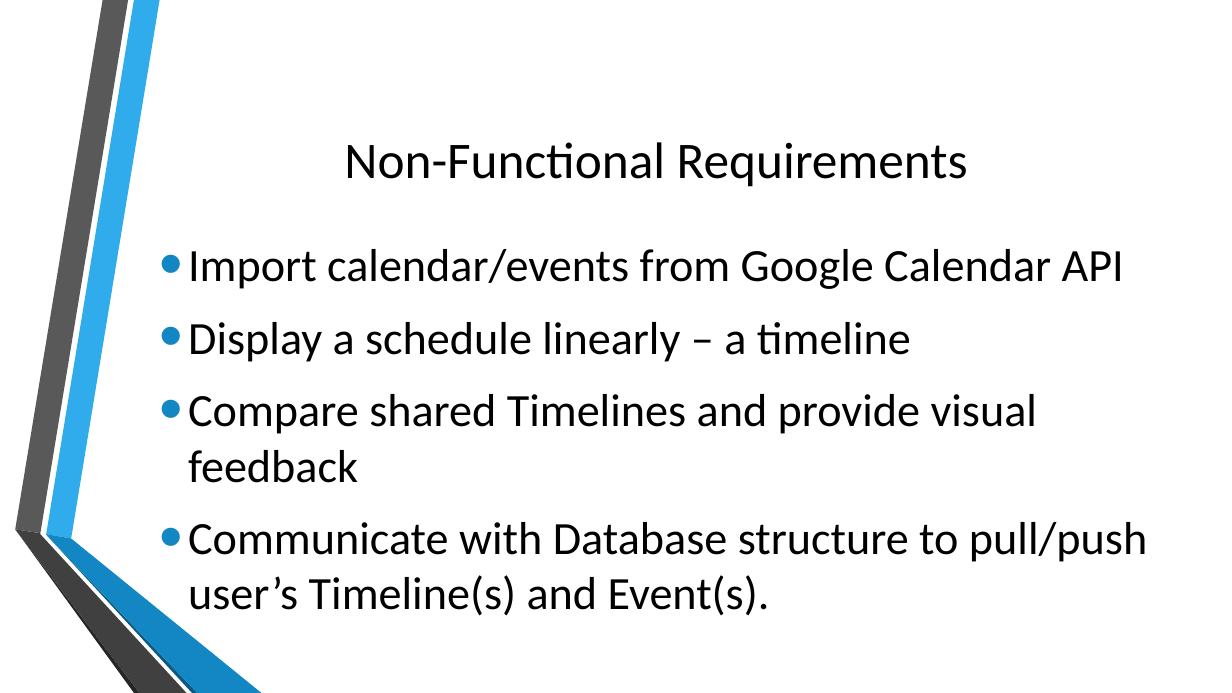
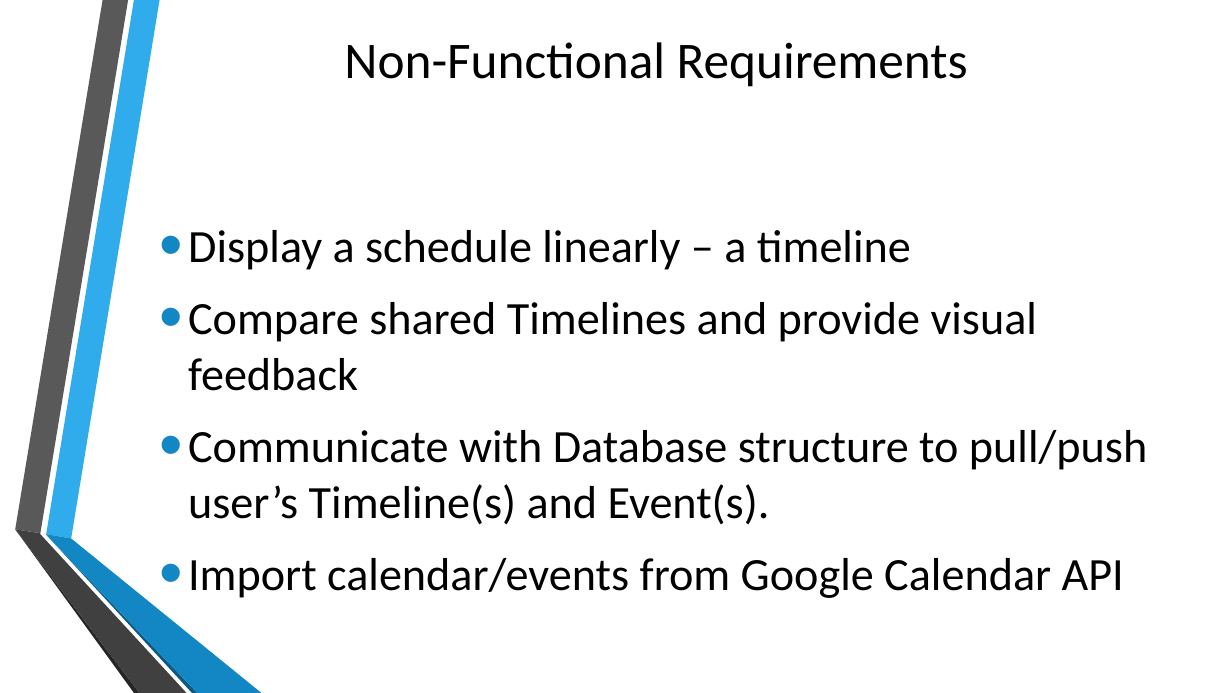
Before and after one commit to cewrobel/Colt_Timeline, a slide deck: slide 7 of presentation/Requirements_TimelineGroup.pptx (slide 5 before the commit). Drawn at 1232x693 pixels with LibreOffice and Linux fonts; fonts in the diff are those of the drawing; background and template pictures are left out. Boxes give left, top, right and bottom in pixels: in the first picture for what was removed or moved away, otherwise in the second. Text is boxed around its words. In the diff, an @@ line names an element or a change of style, - is before the commit and + after.

Commit message:
Diagrams and Reqs Doc
Various updates to diagrams and requirements docs

```diff
--- a/presentation/Requirements_TimelineGroup.pptx
+++ b/presentation/Requirements_TimelineGroup.pptx
@@ title "Non-Functional Requirements": place and size @@
-title "Non-Functional Requirements" at [344,142,968,187]
+title "Non-Functional Requirements" at [344,42,968,87]
@@ text "Display a schedule linearly – ...": place and size @@
-text "Display a schedule linearly – ..." at [188,249,1147,616]
+text "Display a schedule linearly – ..." at [188,230,1147,598]
@@ text at [188,249,1124,289]: paragraph removed @@
-• Import calendar/events from Google Calendar API
@@ text at [188,558,1124,598]: paragraph added @@
+• Import calendar/events from Google Calendar API
```
Also in this commit, not shown: 2 other slides changed, 6 slides added, 1 slide removed, 4 other files.
